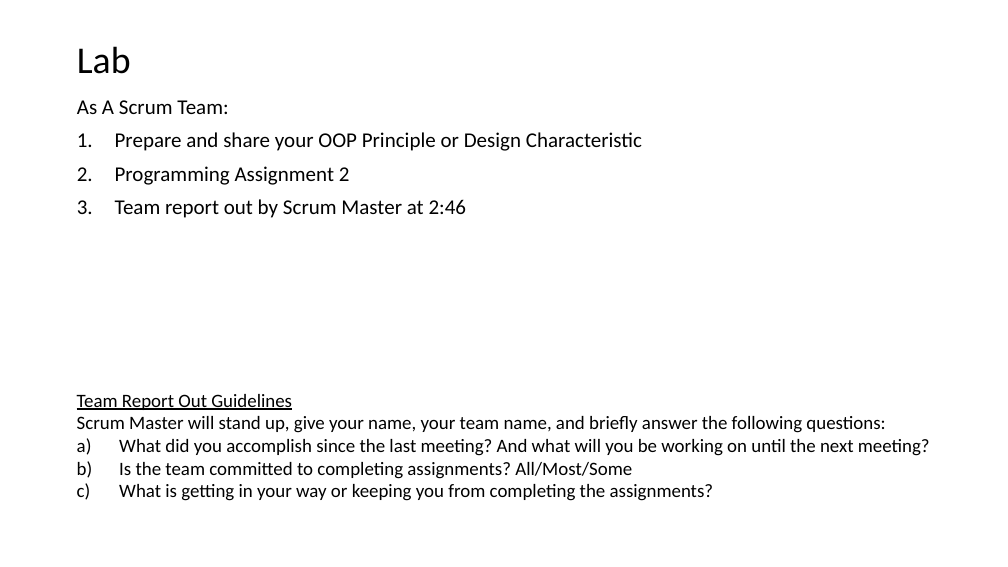
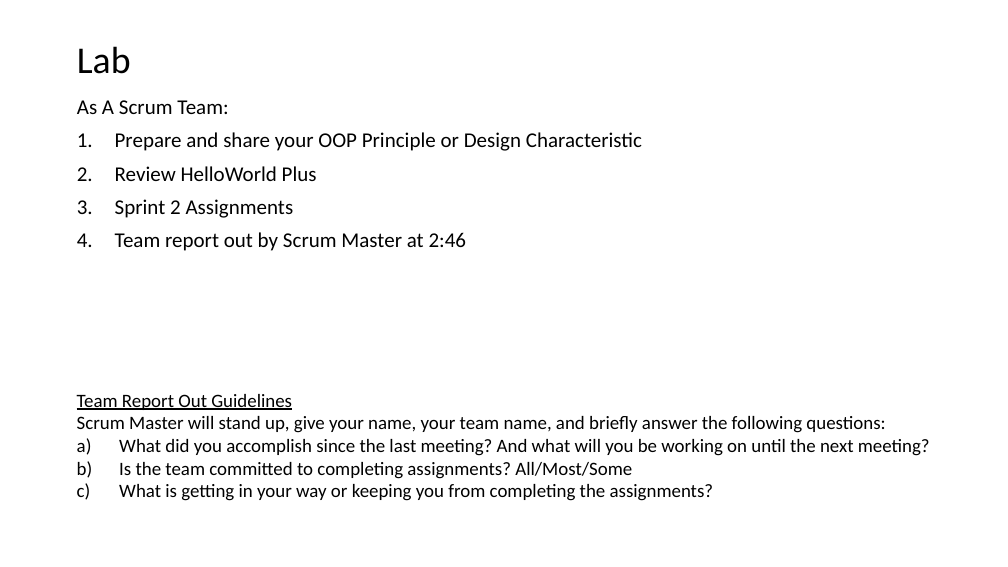
Before and after one commit to EricJPogue/CPSC-24500, a slide deck: slide 13 of lecture-slides/2019-09-18-oop.pptx (slide 8 before the commit). Drawn at 1008x567 pixels with LibreOffice and Linux fonts; fonts in the diff are those of the drawing. Boxes give left, top, right and bottom in pixels: in the first picture for what was removed or moved away, otherwise in the second. Text is boxed around its words. In the diff, an @@ line names an element or a change of style, - is before the commit and + after.

```diff
--- a/lecture-slides/2019-09-18-oop.pptx
+++ b/lecture-slides/2019-09-18-oop.pptx
@@ text at (115, 166, 317, 218): text changed @@
-2. Programming Assignment 2
+2. Review HelloWorld Plus
+3. Sprint 2 Assignments
```
Also in this commit, not shown: 1 other slide changed, 8 slides added, 3 slides removed.
